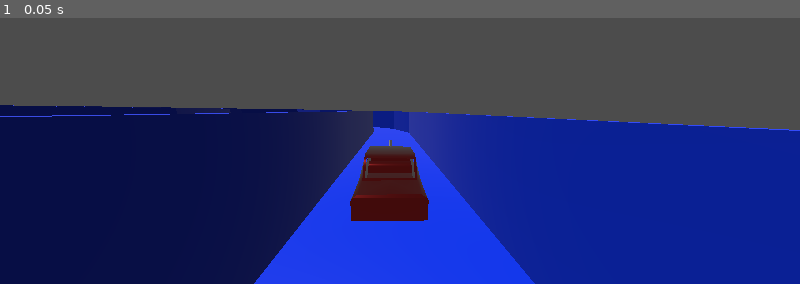
Above: before the commit, frame 1.
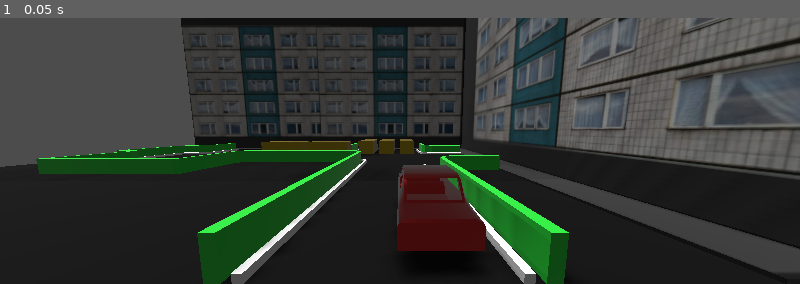
Above: after the commit, the same moment.

Repository: ChernyakKonstantin/Self-driving-RL-car
Game: Godot game, scene res://Environment/ParkingEnvironment.tscn
Same seed, same stepped clock (60 frames per second), same inputs: the game is played once before the commit and once after it. Before the commit the project starts from res://Environment/TrackEnvironment.tscn.
Inputs:
- Up to frame 1 (0.05 s): no input

The runs differ from the first frame. In frame 1, 78% of the frame differs, in the area x 0-100%, y 0-100%.

Commit message:
Make agent and world resetable

Diff:
--- a/godot/Car/Car.tscn
+++ b/godot/Car/Car.tscn
@@ -13,14 +13,14 @@
 [node name="SensorPlaceholder" type="RemoteTransform" parent="."]
 
 [node name="CollisionShape" type="CollisionShape" parent="."]
-transform = Transform( 0.814, 0, 0, 0, 0.58, 0, 0, 0, 2.033, 0, 0.656804, 0 )
+transform = Transform( 0.814, 0, 0, 0, 0.58, 0, 0, 0, 2.033, 0, 0.842136, 0 )
 shape = SubResource( 1 )
 
 [node name="car" parent="." instance=ExtResource( 3 )]
-transform = Transform( 0.5, 0, 0, 0, 0.5, 0, 0, 0, 0.5, 0, 0.531053, 0.016 )
+transform = Transform( 0.5, 0, 0, 0, 0.5, 0, 0, 0, 0.5, 0, 0.716385, 0.016 )
 
 [node name="front_left_wheel" type="VehicleWheel" parent="."]
-transform = Transform( 1, 0, 0, 0, 1, 0, 0, 0, 1, 0.683452, 0.12294, 1.4549 )
+transform = Transform( 1, 0, 0, 0, 1, 0, 0, 0, 1, 0.683452, 0.308272, 1.4549 )
 use_as_steering = true
 wheel_radius = 0.31
 suspension_stiffness = 50.0
@@ -31,7 +31,7 @@
 transform = Transform( -2.18557e-08, 0.5, 0, -0.5, -2.18557e-08, 0, 0, 0, 0.5, 0, 0, 0 )
 
 [node name="front_right_wheel" type="VehicleWheel" parent="."]
-transform = Transform( 1, 0, 0, 0, 1, 0, 0, 0, 1, -0.683, 0.123, 1.455 )
+transform = Transform( 1, 0, 0, 0, 1, 0, 0, 0, 1, -0.683, 0.308332, 1.455 )
 use_as_steering = true
 wheel_radius = 0.31
 suspension_stiffness = 50.0
@@ -42,7 +42,7 @@
 transform = Transform( -2.18557e-08, -0.5, 0, 0.5, -2.18557e-08, 0, 0, 0, 0.5, 0, 0, 0 )
 
 [node name="back_left_wheel" type="VehicleWheel" parent="."]
-transform = Transform( 1, 0, 0, 0, 1, 0, 0, 0, 1, 0.683, 0.123, -1.00964 )
+transform = Transform( 1, 0, 0, 0, 1, 0, 0, 0, 1, 0.683, 0.308332, -1.00964 )
 use_as_traction = true
 wheel_radius = 0.31
 suspension_stiffness = 50.0
@@ -53,7 +53,7 @@
 transform = Transform( -2.18557e-08, 0.5, 0, -0.5, -2.18557e-08, 0, 0, 0, 0.5, 0, 0, 0 )
 
 [node name="back_right_wheel" type="VehicleWheel" parent="."]
-transform = Transform( 1, 0, 0, 0, 1, 0, 0, 0, 1, -0.683, 0.123, -1.00964 )
+transform = Transform( 1, 0, 0, 0, 1, 0, 0, 0, 1, -0.683, 0.308332, -1.00964 )
 use_as_traction = true
 wheel_radius = 0.31
 suspension_stiffness = 50.0
--- a/godot/Environment/Environment.gd
+++ b/godot/Environment/Environment.gd
@@ -29,6 +29,7 @@
 # --------
 onready var server = TCP_Server.new()
 onready var agent = $RLCarAgent
+onready var world = $World
 onready var step_counter: int = 0
 onready var have_connection: bool = false
 onready var connection: StreamPeerTCP
@@ -62,6 +63,10 @@
 		if step_counter % repeat_action == 0:
 			# Disable physics
 			get_tree().set_pause(true)
+#			if request.has(CONFIG_KEY):
+#				_configure(request[CONFIG_KEY])
+			if request.has(RESET_KEY):
+				_reset()
 			if request.has(OBSERVATION_KEY):
 				_send_response(request[OBSERVATION_KEY], connection)
 			request.clear()
@@ -69,13 +74,20 @@
 			connection.disconnect_from_host()
 			have_connection = false
 
-
 # -------- helpers --------
 func _read_request(connection: StreamPeerTCP) -> Dictionary:
 	var request_package_size = connection.get_available_bytes()
 	var request_data = connection.get_utf8_string(request_package_size)
 	var request = JSON.parse(request_data).result
 	return request
+
+func _reset():
+	world.reset()
+	agent.reset(world.get_initial_position())
+
+#func _configure(configuration: Dictionary):
+#	if configuration.has("repeat_action"):
+#		repeat_action = configuration["repeat_action"]
 
 func _send_response(observation_request: Array, connection: StreamPeerTCP) -> void:
 	connection.put_32(observation_request.size())
--- a/godot/Environment/ParkingEnvironment.tscn
+++ b/godot/Environment/ParkingEnvironment.tscn
@@ -10,7 +10,7 @@
 [node name="RLCarAgent" parent="." instance=ExtResource( 1 )]
 transform = Transform( -4.37114e-08, 0, 1, 0, 1, 0, -1, 0, -4.37114e-08, -17.6973, 0.235682, 0 )
 
-[node name="Parking" parent="." instance=ExtResource( 2 )]
+[node name="World" parent="." instance=ExtResource( 2 )]
 
 [node name="Camera" type="Camera" parent="."]
 transform = Transform( -4.37114e-08, 0.109804, -0.993953, 0, 0.993953, 0.109804, 1, 4.79967e-09, -4.34471e-08, -23, 2.71, -0.755 )
--- a/godot/Environment/TrackEnvironment.tscn
+++ b/godot/Environment/TrackEnvironment.tscn
@@ -23,7 +23,7 @@
 [node name="Camera" type="Camera" parent="."]
 transform = Transform( 0.048572, -0.207026, 0.977127, 0.0175301, 0.97831, 0.206404, -0.998665, 0.00710368, 0.0511476, 5.68383, 2.36436, -8.35457 )
 
-[node name="Track" parent="." instance=ExtResource( 2 )]
+[node name="World" parent="." instance=ExtResource( 2 )]
 
 [node name="DirectionalLight" type="DirectionalLight" parent="."]
 transform = Transform( 1, 0, 0, 0, 0.284584, 0.958651, 0, -0.958651, 0.284584, 0, 9.11547, 0 )
--- a/godot/RLAgent/RLCarAgent.gd
+++ b/godot/RLAgent/RLCarAgent.gd
@@ -39,3 +39,9 @@
 		car.set_steering(action["steering_delta"])
 	if action.has("acceleration_delta"):
 		car.set_acceleration(action["acceleration_delta"])
+
+# --------
+func reset(new_position: Spatial):
+	car.set_global_translation(new_position.get_global_translation())
+	car.set_global_rotation(new_position.get_global_rotation())
+	car.is_collided = false
--- a/godot/World/Parking.tscn
+++ b/godot/World/Parking.tscn
@@ -1,5 +1,6 @@
-[gd_scene load_steps=8 format=2]
+[gd_scene load_steps=9 format=2]
 
+[ext_resource path="res://World/World.gd" type="Script" id=1]
 [ext_resource path="res://World/assets/parking/parking.glb" type="PackedScene" id=2]
 
 [sub_resource type="ConcavePolygonShape" id=4]
@@ -20,8 +21,9 @@
 [sub_resource type="ConcavePolygonShape" id=3]
 data = PoolVector3Array( -1.2831, -0.049, -23.2742, -1.5058, 0.951, -23.8563, -1.5058, -0.049, -23.8563, -1.2831, -0.04 …(20870 unchanged characters)…
 
-[node name="Parking" type="Spatial"]
+[node name="World" type="Spatial"]
 transform = Transform( 1, 0, 0, 0, 1, 0, 0, 0, 1, 0.0515671, 0.0207367, 0.0228424 )
+script = ExtResource( 1 )
 
 [node name="StaticBody" type="StaticBody" parent="."]
 
@@ -55,4 +57,9 @@
 shadow_enabled = true
 directional_shadow_mode = 1
 
+[node name="InitialPositions" type="Spatial" parent="."]
+
+[node name="Position3D" type="Position3D" parent="InitialPositions"]
+transform = Transform( -4.37114e-08, 0, 1, 0, 1, 0, -1, 0, -4.37114e-08, -18.735, 0, -0.854 )
+
 [editable path="StaticBody/parking"]
--- a/godot/World/Track.tscn
+++ b/godot/World/Track.tscn
@@ -1,12 +1,14 @@
-[gd_scene load_steps=3 format=2]
+[gd_scene load_steps=4 format=2]
 
 [ext_resource path="res://World/assets/track/track.glb" type="PackedScene" id=1]
+[ext_resource path="res://World/World.gd" type="Script" id=2]
 
 [sub_resource type="ConcavePolygonShape" id=1]
 data = PoolVector3Array( -16.4165, 0.5061, -2.9555, -17.7869, -2.2913, -4.8801, -16.3745, -2.2913, -3.0214, -16.4165, 0 …(57122 unchanged characters)…
 
-[node name="Track" type="Spatial"]
+[node name="World" type="Spatial"]
 transform = Transform( -1, 8.74228e-08, 0, -8.74228e-08, -1, 0, 0, 0, 1, 0, 0, 0 )
+script = ExtResource( 2 )
 
 [node name="StaticBody2" type="StaticBody" parent="."]
 transform = Transform( -1, -1.50996e-07, 0, -1.50996e-07, 1, 8.74228e-08, -1.32005e-14, 8.74228e-08, -1, 4.769, 7.40245e-07, -8.46742 )
@@ -17,4 +19,9 @@
 [node name="CollisionShape" type="CollisionShape" parent="StaticBody2"]
 shape = SubResource( 1 )
 
+[node name="InitialPositions" type="Spatial" parent="."]
+
+[node name="Position3D" type="Position3D" parent="InitialPositions"]
+transform = Transform( 1, 0, 0, 0, 1, 0, 0, 0, 1, 5.781, 0.14004, -8.255 )
+
 [editable path="StaticBody2/track"]
--- /dev/null
+++ b/godot/World/World.gd
@@ -0,0 +1,9 @@
+extends Spatial
+
+onready var initial_positions: Array = $InitialPositions.get_children()
+
+func sample_initial_position() -> Position3D:
+	return initial_positions[randi() % initial_positions.size()]
+
+func reset():
+	pass
--- a/godot/project.godot
+++ b/godot/project.godot
@@ -11,7 +11,7 @@
 [application]
 
 config/name="TrainToSteer"
-run/main_scene="res://Environment/TrackEnvironment.tscn"
+run/main_scene="res://Environment/ParkingEnvironment.tscn"
 config/icon="res://icon.png"
 
 [display]
Not shown, changed: environments/godot_client/godot_client.py
